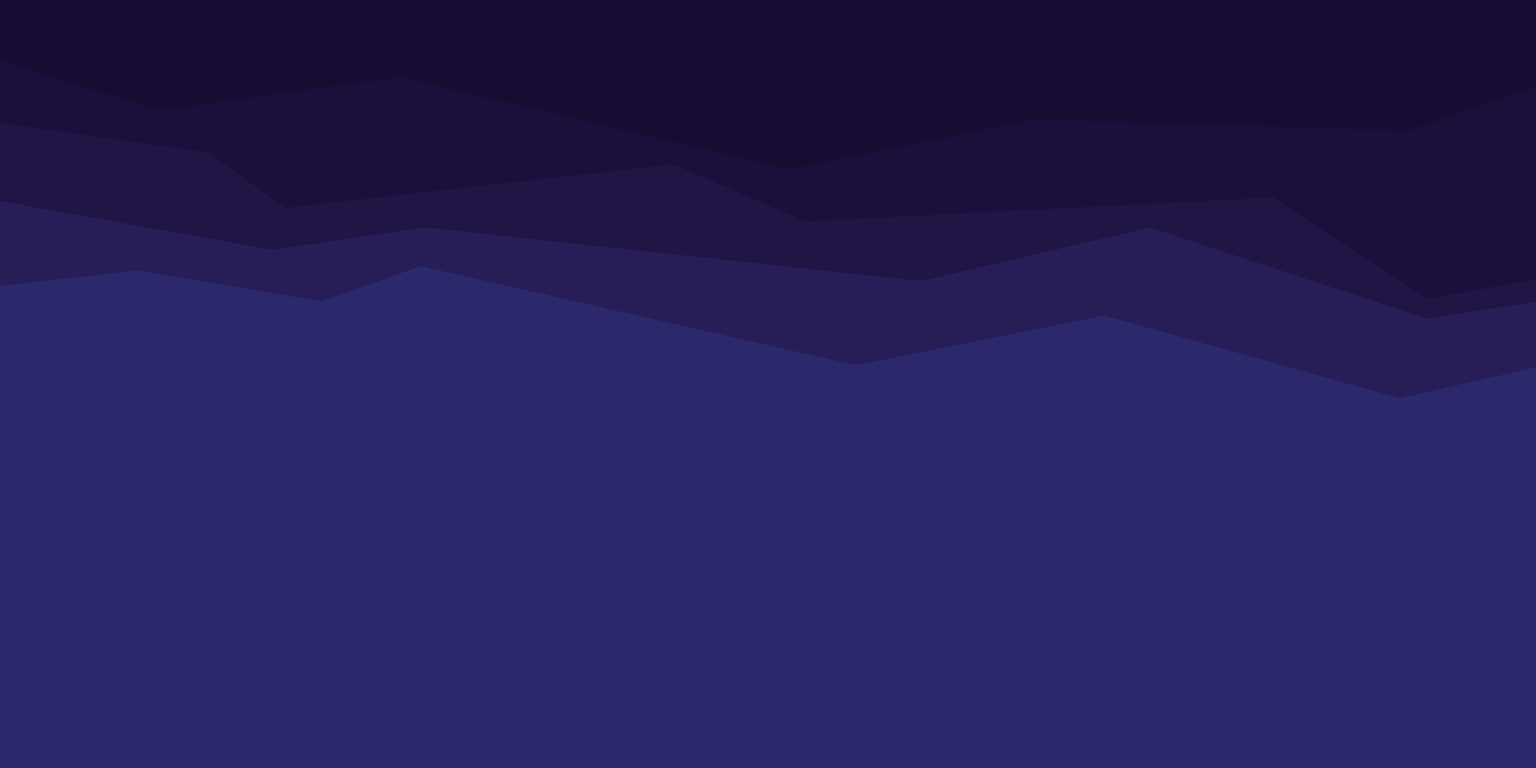
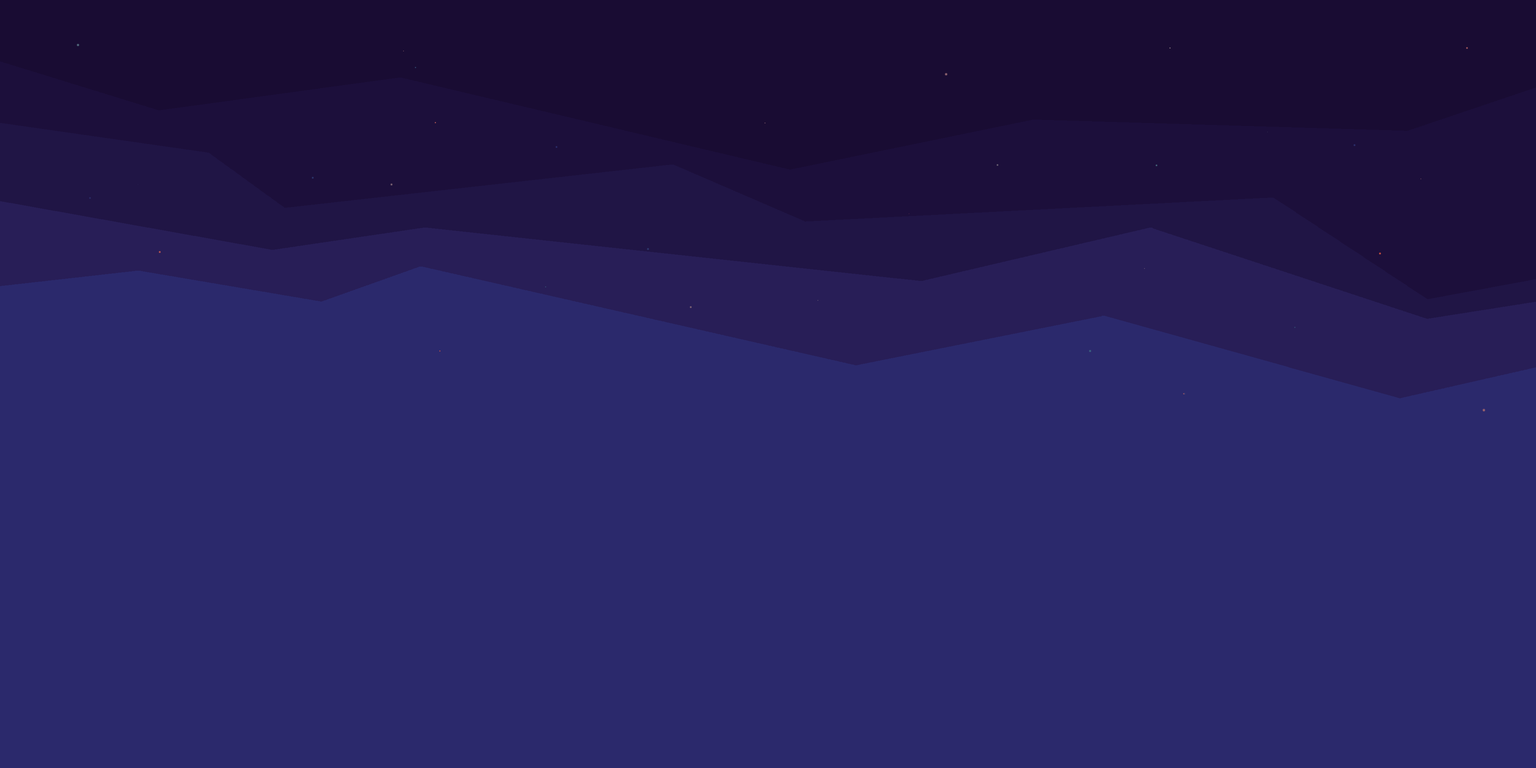
Layer changes from the first 1536×768 image to the second:
added layer "e" above "Background" over [76, 43, 1486, 412]
